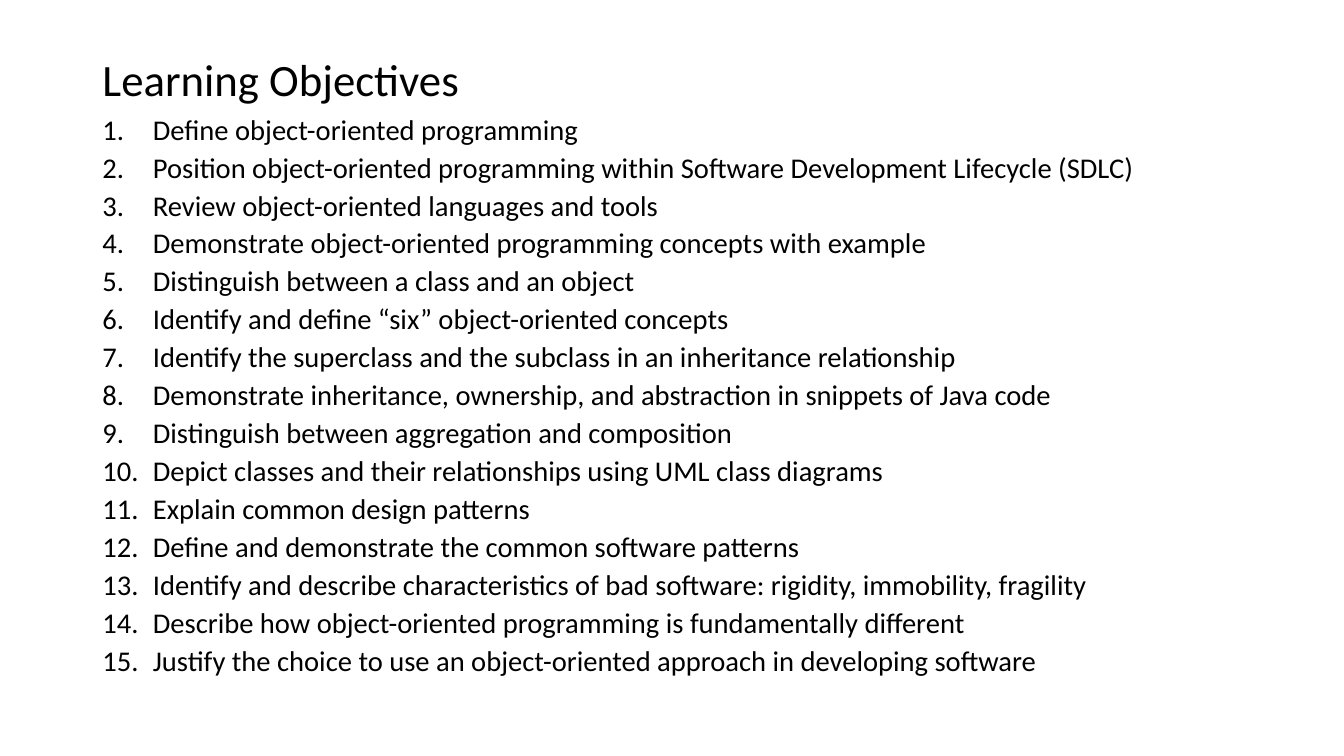
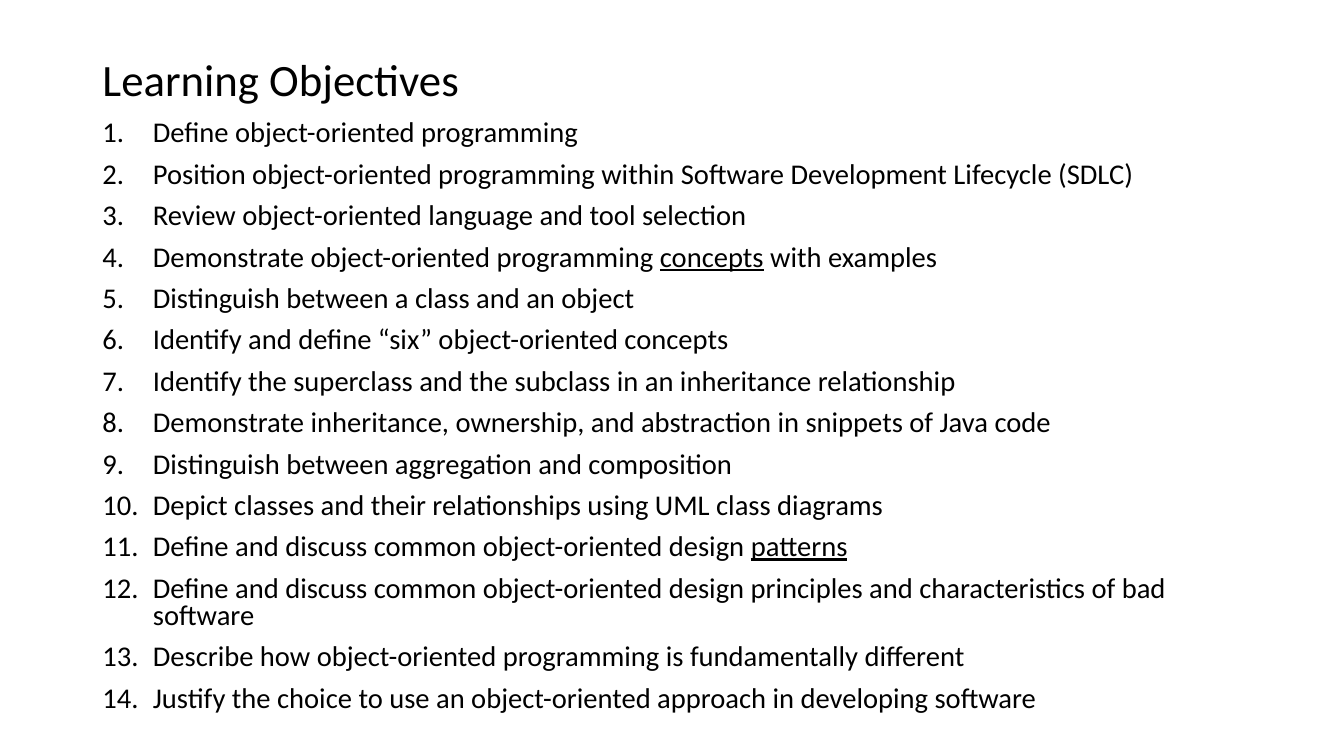
Before and after one commit to EricJPogue/www-epogue-info, a slide deck: slide 1 of CPSC-24500/Week01/2016SpringW01Slides.pptx. Drawn at 1344x756 pixels with LibreOffice and Linux fonts; fonts in the diff are those of the drawing. Boxes give left, top, right and bottom in pixels: in the first picture for what was removed or moved away, otherwise in the second. Text is boxed around its words. In the diff, an @@ line names an element or a change of style, - is before the commit and + after.

Commit message:
Update class artifacts.

```diff
--- a/CPSC-24500/Week01/2016SpringW01Slides.pptx
+++ b/CPSC-24500/Week01/2016SpringW01Slides.pptx
@@ text at [153,122,1133,713]: line spacing 0.7 to 0.8 @@
@@ text at [153,205,937,272]: text changed @@
-3. Review object-oriented languages and tools
-4. Demonstrate object-oriented programming concepts with example
+3. Review object-oriented language and tool selection
+4. Demonstrate object-oriented programming concepts with examples
@@ text at [153,536,1166,626]: text changed @@
-11. Explain common design patterns
-12. Define and demonstrate the common software patterns
-13. Identify and describe characteristics of bad software: rigidity, immobility, fragility
+11. Define and discuss common object-oriented design patterns
+12. Define and discuss common object-oriented design principles and characteristics of bad software
```
Also in this commit, not shown: 16 other slides changed, 16 slides added, 2 slides removed, 5 other files.
